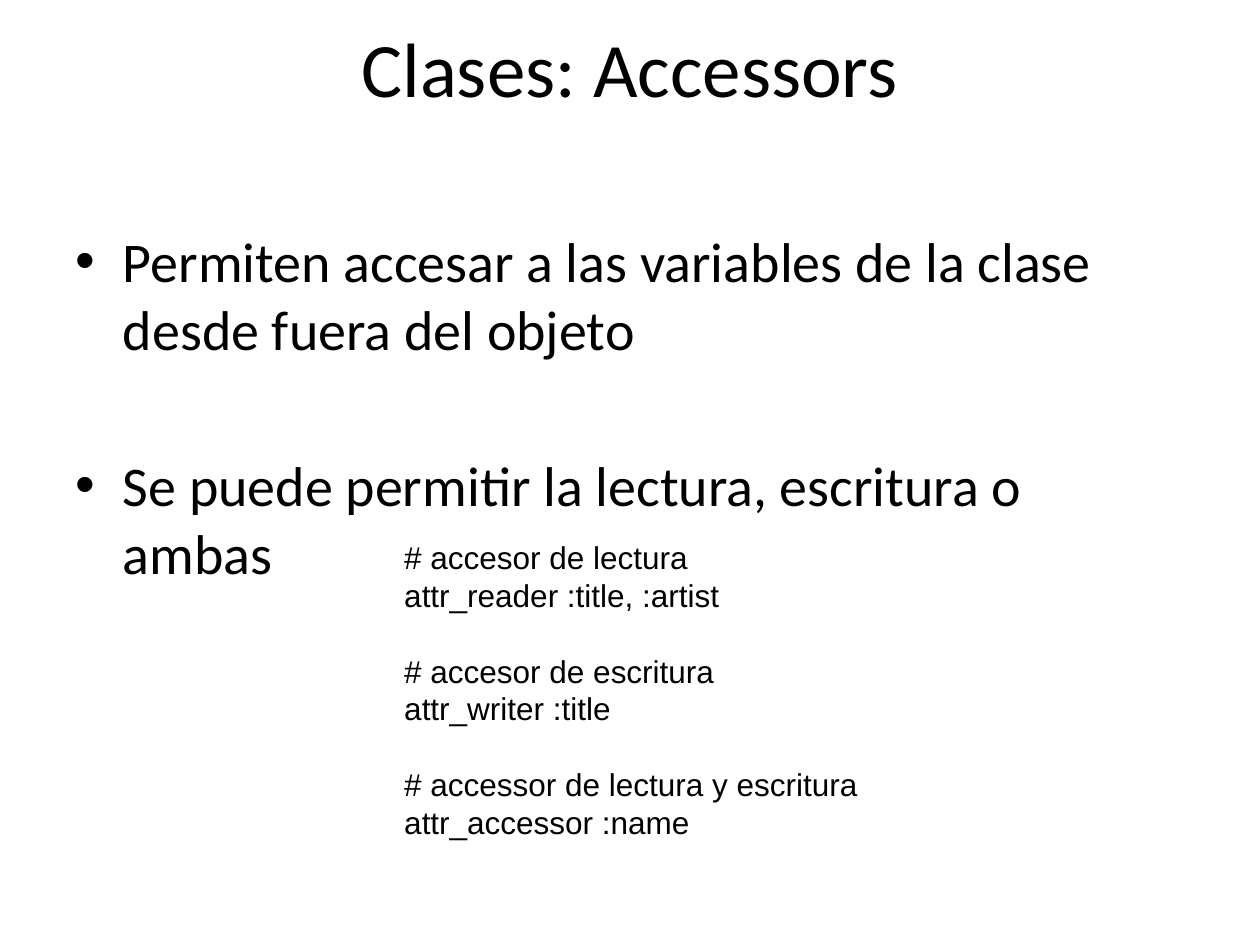
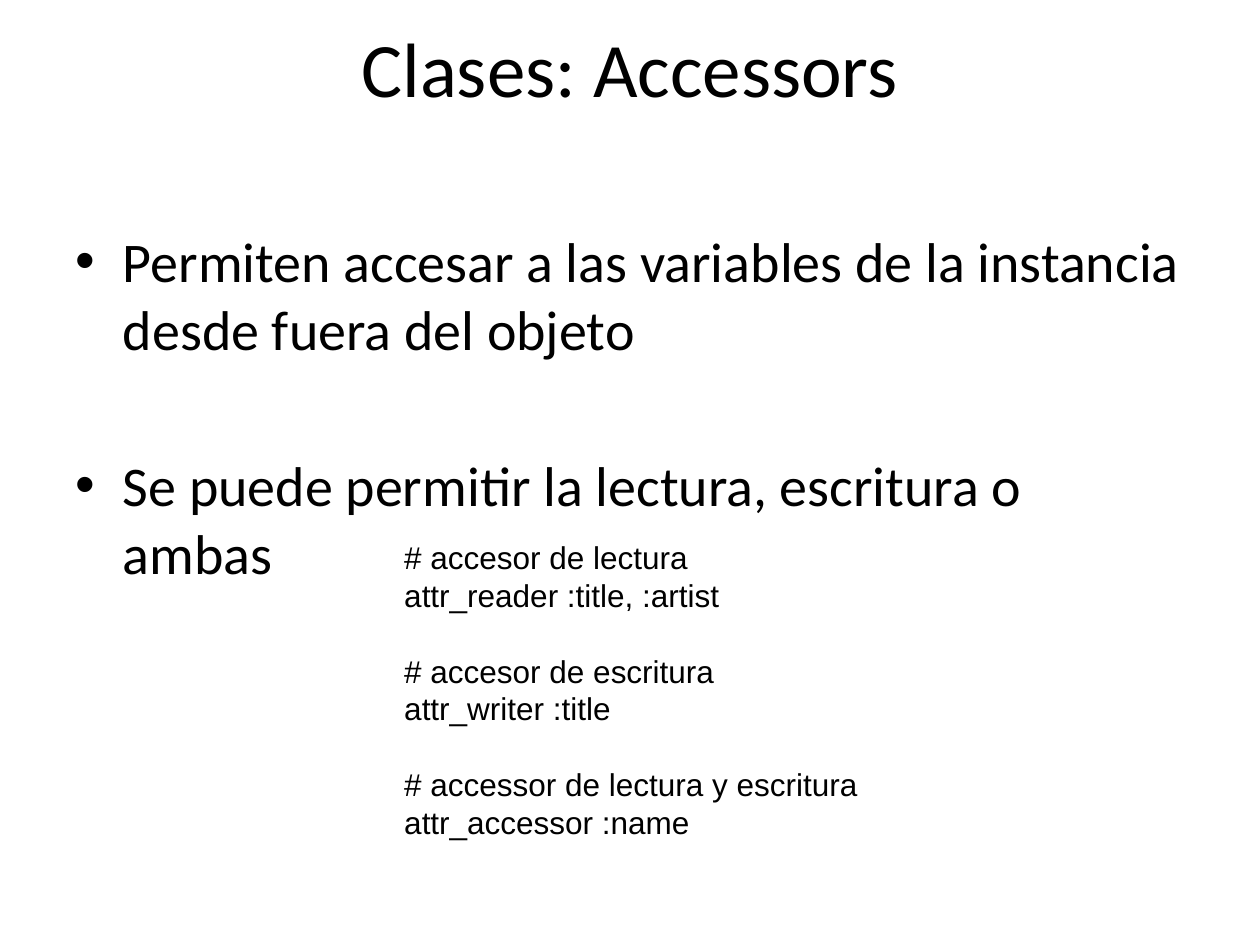
Before and after one commit to rarodriguez/curso_rails, a slide deck: slide 14 of presentaciones/Clase 2-Introduccion a Ruby.pptx. Drawn at 1260x945 pixels with LibreOffice and Linux fonts; fonts in the diff are those of the drawing; background and template pictures are left out. Boxes give left, top, right and bottom in pixels: in the first picture for what was removed or moved away, otherwise in the second. Text is boxed around its words. In the diff, an @@ line names an element or a change of style, - is before the commit and + after.

Commit message:
Agregando unos arreglos a la presentacion y el ejercicio que hicimos en clase

```diff
--- a/presentaciones/Clase 2-Introduccion a Ruby.pptx
+++ b/presentaciones/Clase 2-Introduccion a Ruby.pptx
@@ text at [123,243,1179,360]: text changed @@
-• Permiten accesar a las variables de la clase desde fuera del objeto
+• Permiten accesar a las variables de la instancia desde fuera del objeto
```
Also in this commit, not shown: 3 other slides changed, 1 other file.
